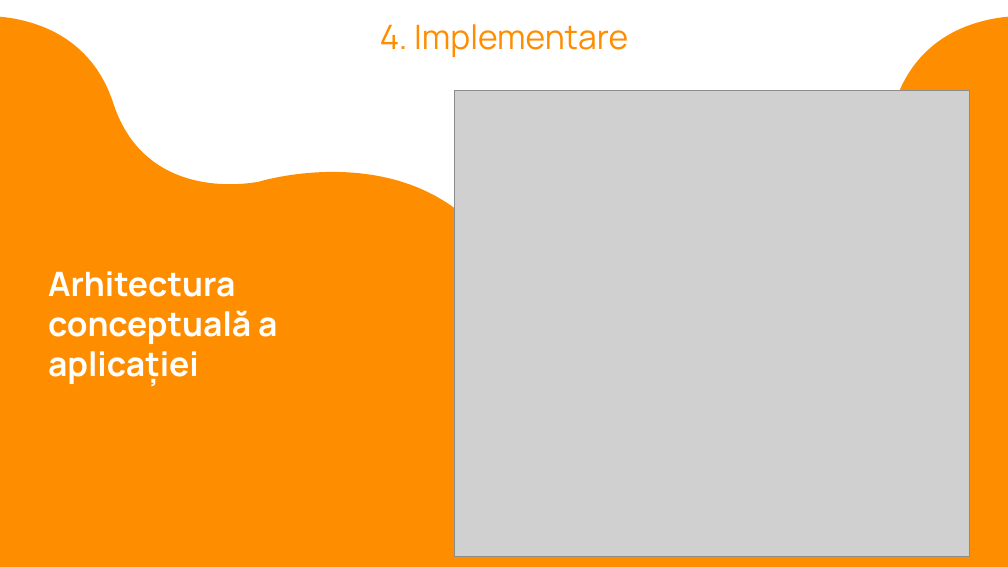
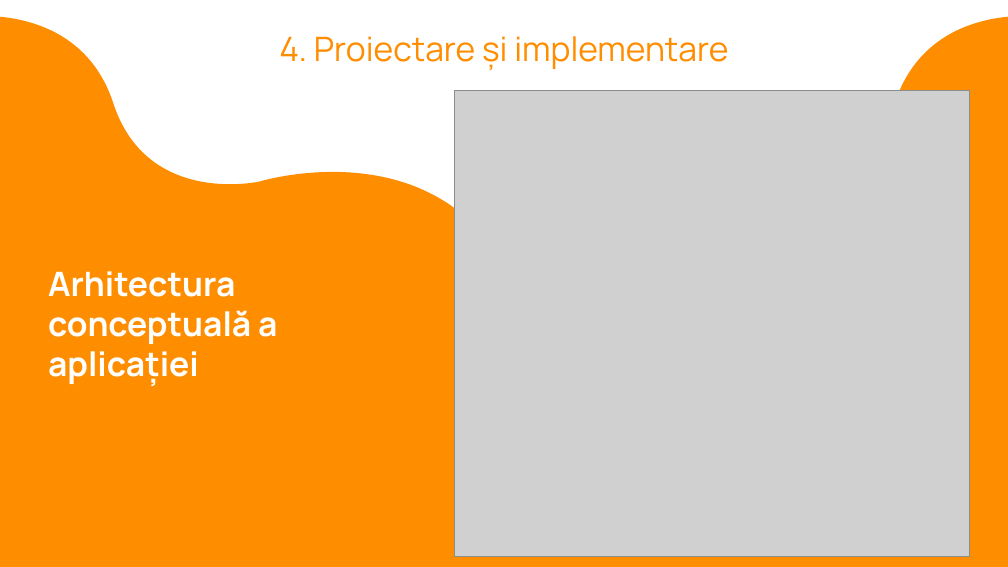
Before and after one commit to StanciuOctav/QuickPlate, a slide deck: slide 7 of QuickPlate/Stanciu_Ioan_Octavian_prezentare.pptx (slide 9 before the commit). Drawn at 1008x567 pixels with LibreOffice and Linux fonts; fonts in the diff are those of the drawing; grey boxes stand for pictures. Boxes give left, top, right and bottom in pixels: in the first picture for what was removed or moved away, otherwise in the second. Text is boxed around its words. In the diff, an @@ line names an element or a change of style, - is before the commit and + after.

```diff
--- a/QuickPlate/Stanciu_Ioan_Octavian_prezentare.pptx
+++ b/QuickPlate/Stanciu_Ioan_Octavian_prezentare.pptx
@@ title at (279,36,728,70): text changed @@
-4. Implementare
+4. Proiectare și implementare
```
Also in this commit, not shown: 5 other slides changed, 4 slides added, 2 slides removed, 8 other files.
